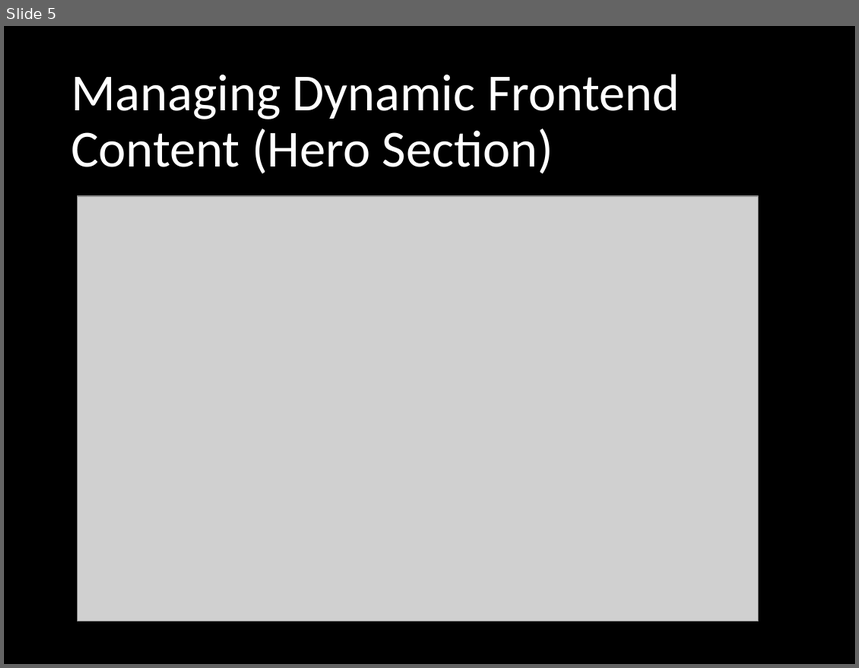
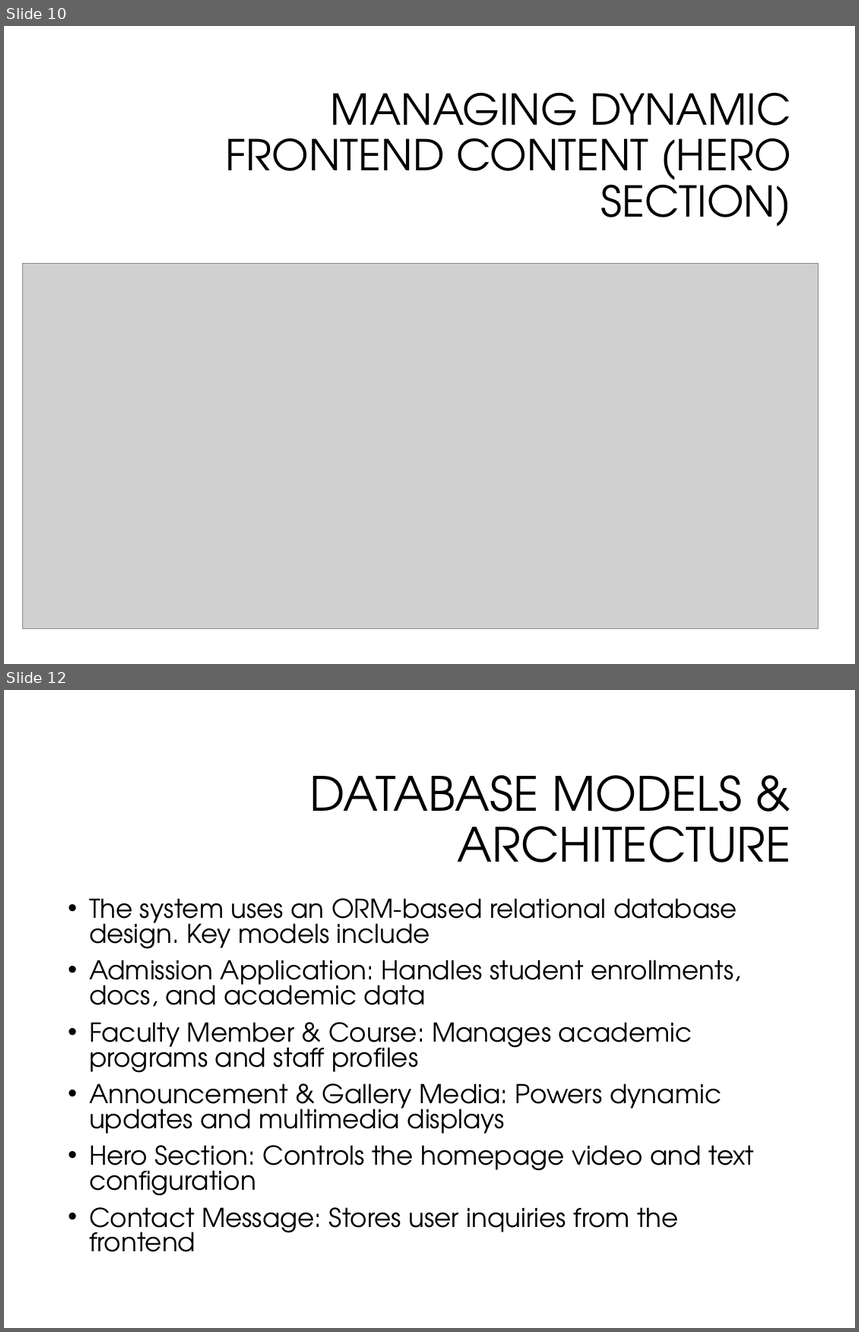
Before and after one commit to Jaikeerthana-G/College-website-SIGS, a slide deck: Backend_Presentation.pptx. Shown one above the other, each under a label of ours: slide 5 before the commit, slides 10 and 12 after it; the slides between them are not shown. The pictures are 859x668 and 859x1332 pixels, drawn with LibreOffice and Linux fonts; fonts in the diff are those of the drawing; grey boxes stand for pictures; background and template pictures are left out. Boxes give left, top, right and bottom in pixels: in the first picture for what was removed or moved away, otherwise in the second. Text is boxed around its words. In the diff, an @@ line names an element or a change of style, - is before the commit and + after.

```diff
--- a/Backend_Presentation.pptx
+++ b/Backend_Presentation.pptx
@@ slide 12 added at box(4, 690, 855, 1328), background #FFFFFF @@
@@ title added at box(310, 775, 791, 863), 40 pt, text #000000 @@
+DATABASE MODELS & ARCHITECTURE
@@ text added at box(89, 898, 754, 1252), 22 pt, text #000000 @@
+• The system uses an ORM-based relational database design. Key models include
+• Admission Application: Handles student enrollments, docs, and academic data
+• Faculty Member & Course: Manages academic programs and staff profiles
+• Announcement & Gallery Media: Powers dynamic updates and multimedia displays
+• Hero Section: Controls the homepage video and text configuration
+• Contact Message: Stores user inquiries from the frontend
@@ what was slide 5 is now slide 10 @@
@@ slide 10 changed as well @@
@@ background #000000 to #FFFFFF @@
@@ title at box(226, 93, 791, 227): text changed; size 44 to 36 pt; font Calibri to TeX Gyre Adventor; text colour #FFFFFF to #000000 @@
-Managing Dynamic Frontend Content (Hero Section)
+MANAGING DYNAMIC FRONTEND CONTENT (HERO SECTION)
@@ picture: place and size @@
-picture at box(77, 196, 758, 622)
+picture at box(23, 263, 819, 629)
```
Also in this commit, not shown: 4 other slides changed, 8 other slides added, 1 slide removed, 4 other files.
